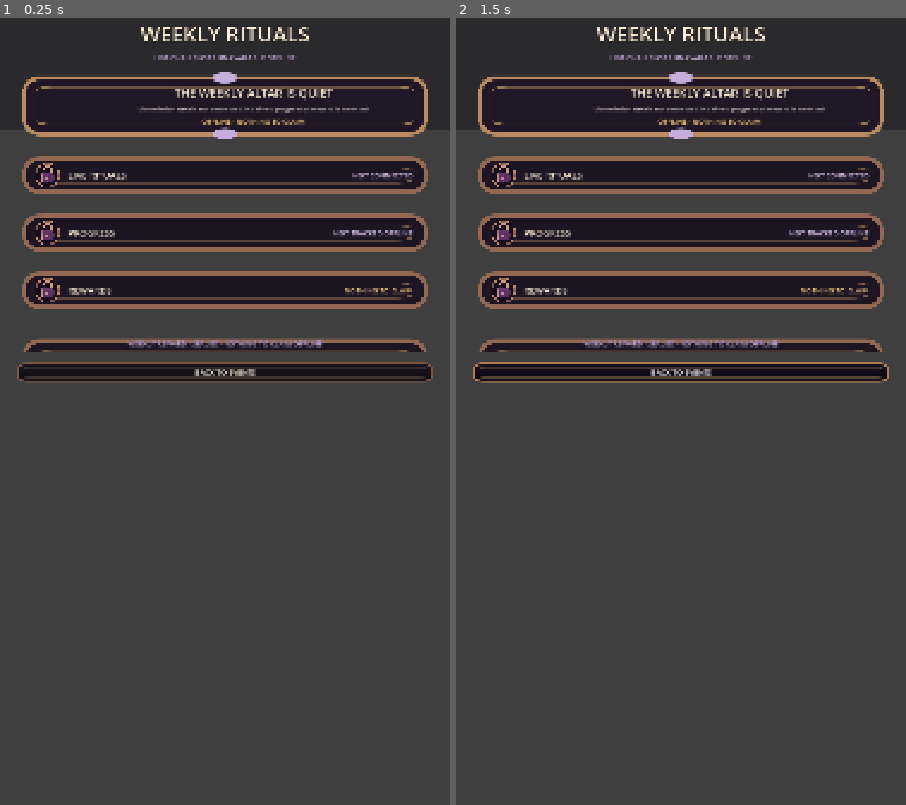
Above: before the commit, frames 1-2 (left to right).
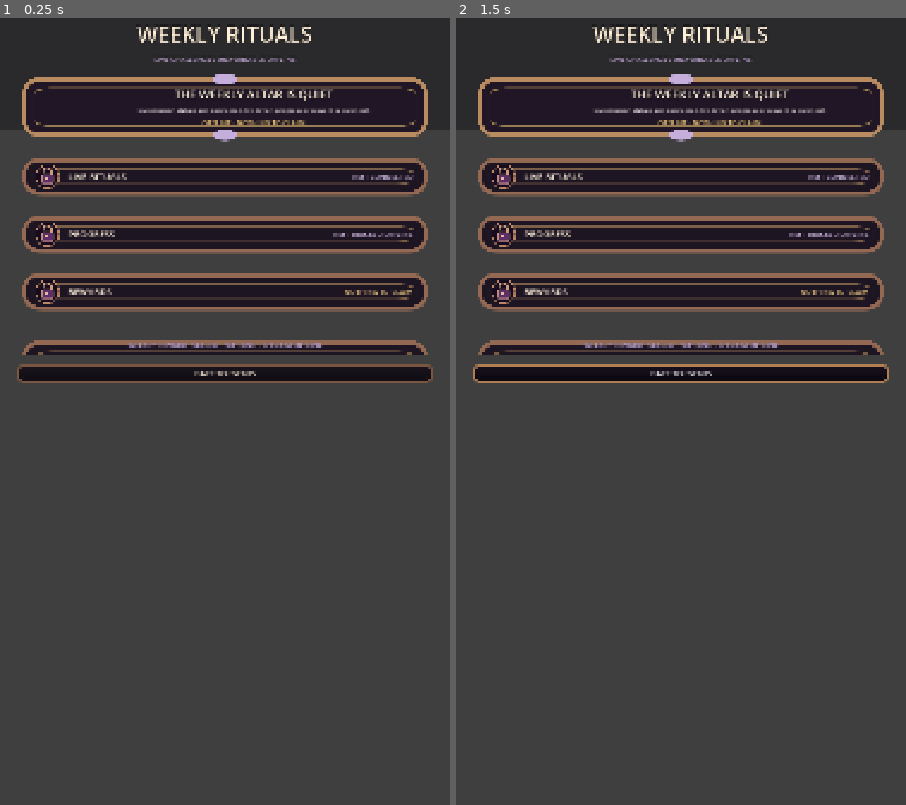
Above: after the commit, the same moments.

Repository: Jay-prodesign/akilta-match3
Game: Godot game, scene res://src/ui/missions/weekly_missions_screen.tscn
The game is run twice, just before and just after one commit, with the same random seed, the same clock (stepped at 60 frames per second) and the same inputs. This scene is started directly instead of the project's main scene.
Inputs (mouse positions are in pixels of both pictures, inside the frame that each line leads up to):
- Up to frame 1 (0.25 s): no input
- Up to frame 2 (1.5 s): tap Enter at 0.5 s; move the mouse to (780, 364) at 0.52 s; click (780, 364) at 0.67 s; click "BACK TO EVENTS" at 1.25 s

The runs differ from the first frame. In frame 1, 9.2% of the frame differs, in the area x 3-97%, y 1-47%; in frame 2, 9.2%.

Commit message:
Restore Weekly Rituals title authority

Diff:
--- a/src/ui/missions/weekly_missions_screen.tscn
+++ b/src/ui/missions/weekly_missions_screen.tscn
@@ -110,7 +110,7 @@
 theme_override_colors/font_color = Color(1, 0.941, 0.847, 1)
 theme_override_colors/font_outline_color = Color(0.02, 0.014, 0.028, 0.97)
 theme_override_constants/outline_size = 6
-theme_override_font_sizes/font_size = 50
+theme_override_font_sizes/font_size = 52
 text = "WEEKLY RITUALS"
 horizontal_alignment = 1
 
